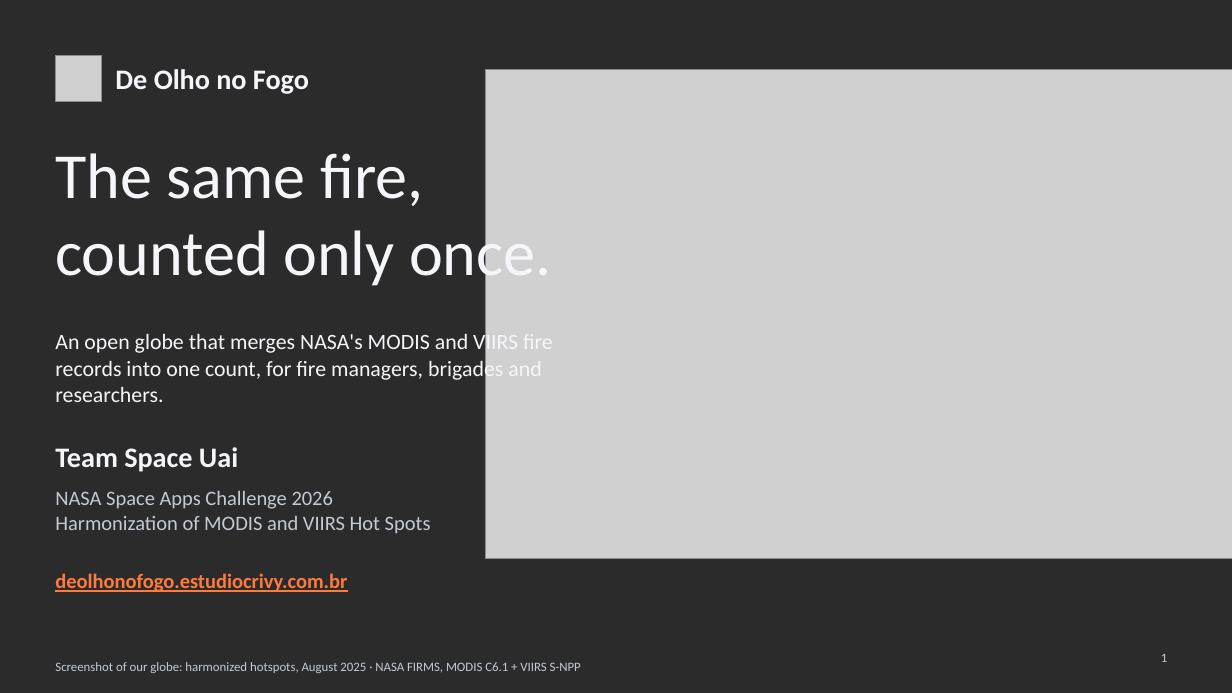
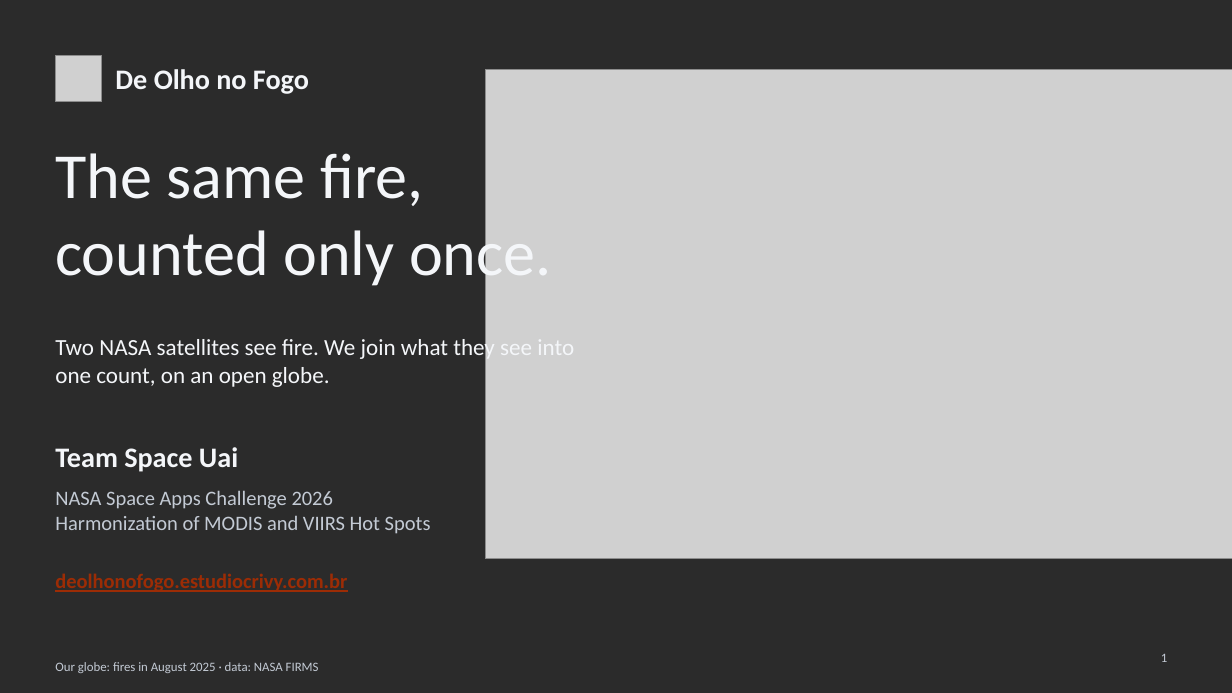
Before and after one commit to WednyFernandes/de-olho-no-fogo, a slide deck: slide 1 of public/apresentacao/de-olho-no-fogo-space-apps-2026-en.pptx. Drawn at 1232x693 pixels with LibreOffice and Linux fonts; fonts in the diff are those of the drawing; grey boxes stand for pictures; background and template pictures are left out; a plain dark background stands for a picture behind light text. Boxes give left, top, right and bottom in pixels: in the first picture for what was removed or moved away, otherwise in the second. Text is boxed around its words. In the diff, an @@ line names an element or a change of style, - is before the commit and + after.

```diff
--- a/public/apresentacao/de-olho-no-fogo-space-apps-2026-en.pptx
+++ b/public/apresentacao/de-olho-no-fogo-space-apps-2026-en.pptx
@@ text at bbox=[55, 336, 574, 387]: text changed; size 17 to 18 pt @@
-An open globe that merges NASA's MODIS and VIIRS fire records into one count, for fire managers, brigades and researchers.
+Two NASA satellites see fire. We join what they see into one count, on an open globe.
@@ text "deolhonofogo.estudiocrivy.com.br" at bbox=[55, 573, 347, 592]: text colour #FF7A3D to #9C2C05 @@
@@ text at bbox=[55, 662, 319, 673]: text changed @@
-Screenshot of our globe: harmonized hotspots, August 2025 · NASA FIRMS, MODIS C6.1 + VIIRS S-NPP
+Our globe: fires in August 2025 · data: NASA FIRMS
```
Also in this commit, not shown: 4 other slides changed, 2 slides added, 2 slides removed, 6 other files.
